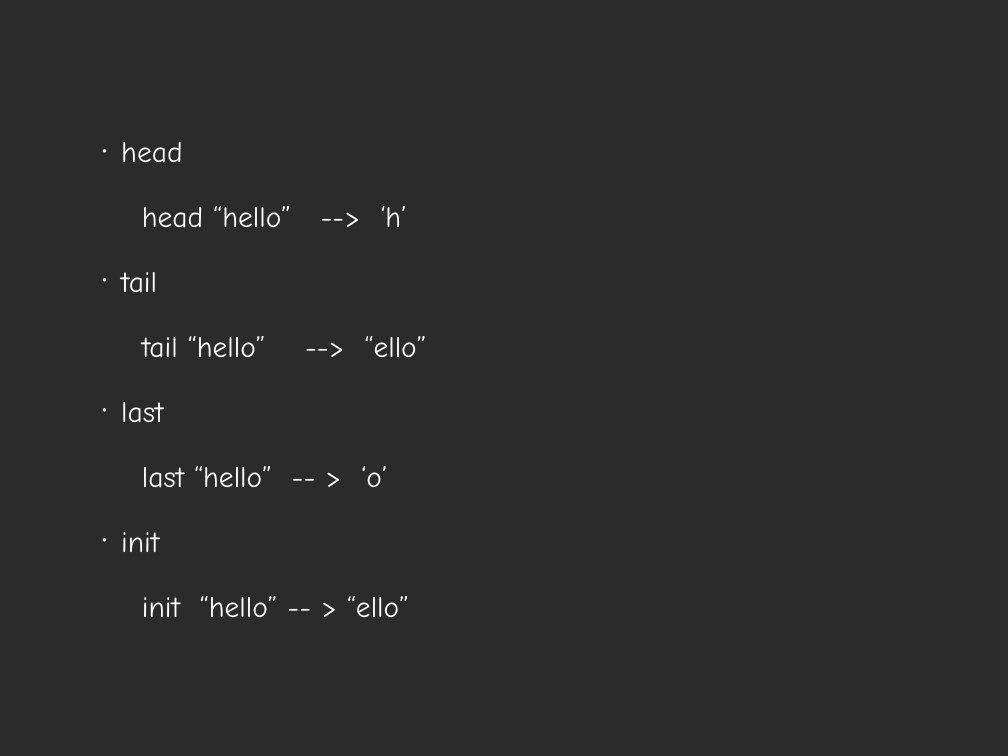
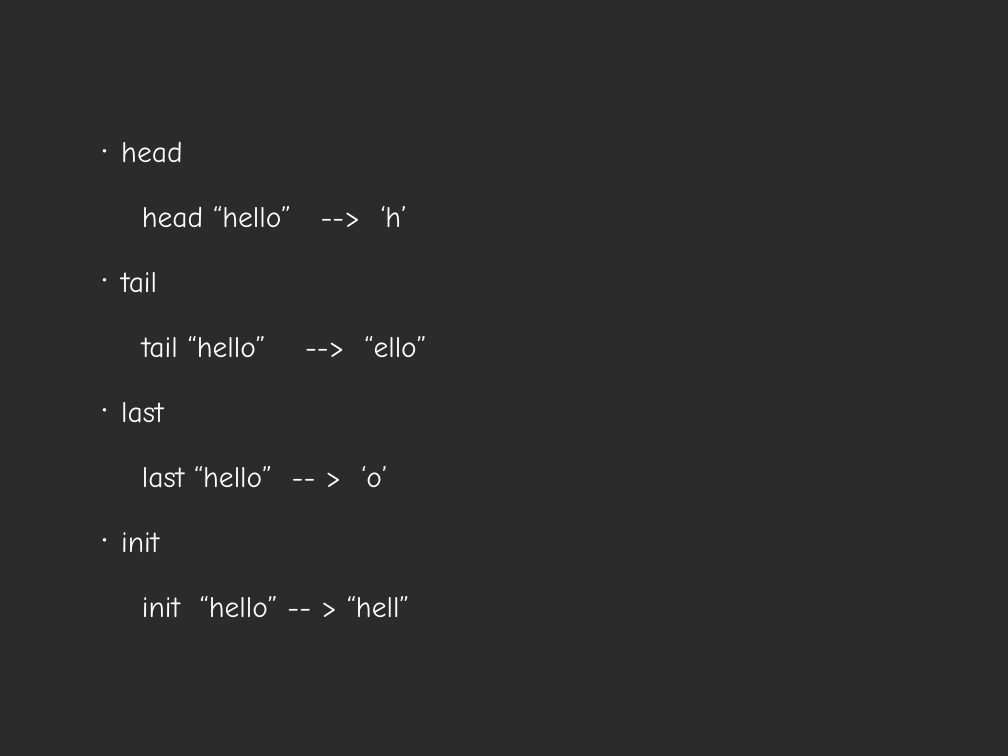
Before and after one commit to zhizhuwang/codekata, a slide deck: slide 14 of haskell/Haskell Basics.ppt. Drawn at 1008x756 pixels with LibreOffice and Linux fonts; fonts in the diff are those of the drawing; background and template pictures are left out; a plain dark background stands for a picture behind light text. Boxes give left, top, right and bottom in pixels: in the first picture for what was removed or moved away, otherwise in the second. Text is boxed around its words. In the diff, an @@ line names an element or a change of style, - is before the commit and + after.

```diff
--- a/haskell/Haskell Basics.ppt
+++ b/haskell/Haskell Basics.ppt
@@ text at [142, 596, 409, 617]: text changed @@
-init “hello” -- > “ello”
+init “hello” -- > “hell”
```
Also in this commit, not shown: 3 other slides changed, 6 other files.
